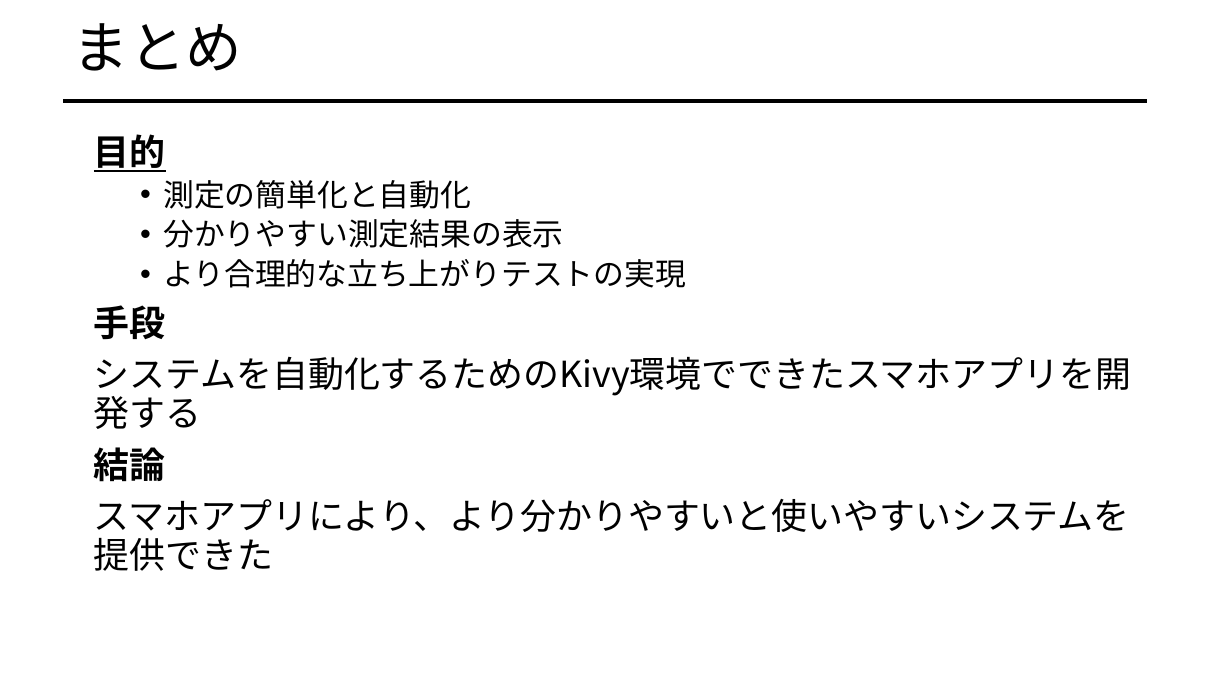
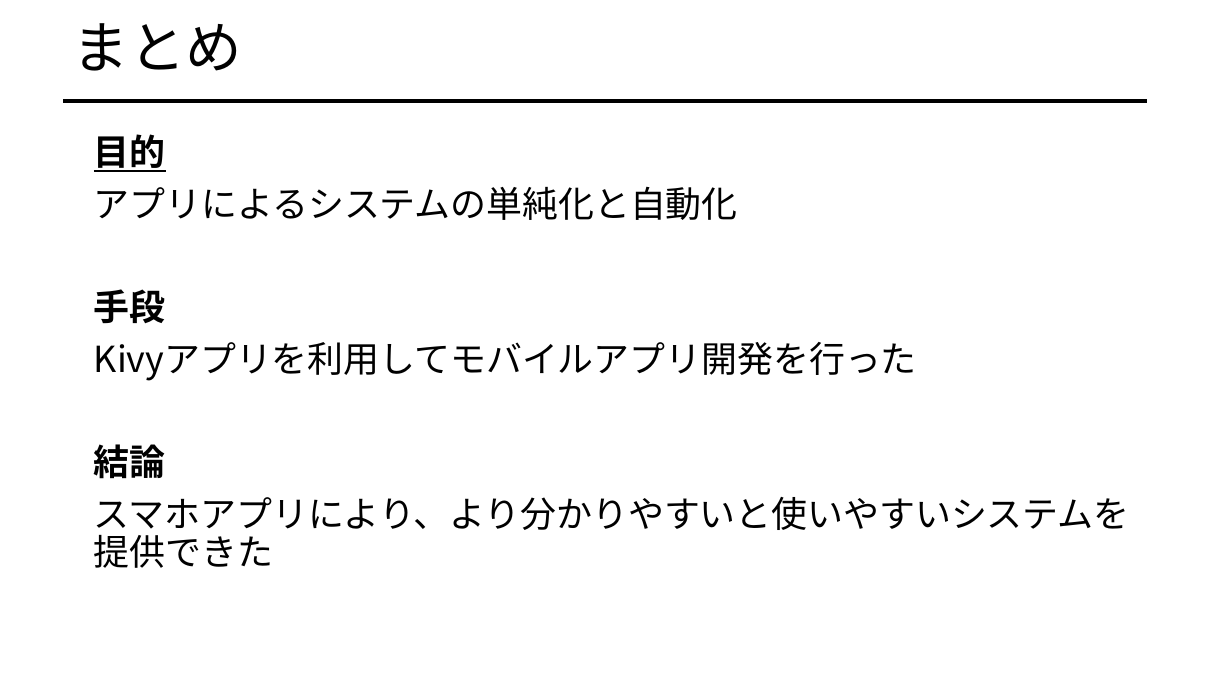
Before and after one commit to afiqfadzil/pythonProject1, a slide deck: slide 22 of LOCOMOTION.pptx (slide 23 before the commit). Drawn at 1232x693 pixels with LibreOffice and Linux fonts; fonts in the diff are those of the drawing. Boxes give left, top, right and bottom in pixels: in the first picture for what was removed or moved away, otherwise in the second. Text is boxed around its words. In the diff, an @@ line names an element or a change of style, - is before the commit and + after.

```diff
--- a/LOCOMOTION.pptx
+++ b/LOCOMOTION.pptx
@@ text at bbox=[94, 187, 738, 220]: text changed; size 24 to 28 pt @@
-  • 測定の簡単化と自動化
-  • 分かりやすい測定結果の表示
-  • より合理的な立ち上がりテストの実現
+アプリによるシステムの単純化と自動化
@@ text at bbox=[94, 342, 917, 381]: text changed @@
-システムを自動化するためのKivy環境でできたスマホアプリを開発する
+Kivyアプリを利用してモバイルアプリ開発を行った
```
Also in this commit, not shown: 11 other slides changed, 1 slide removed.
